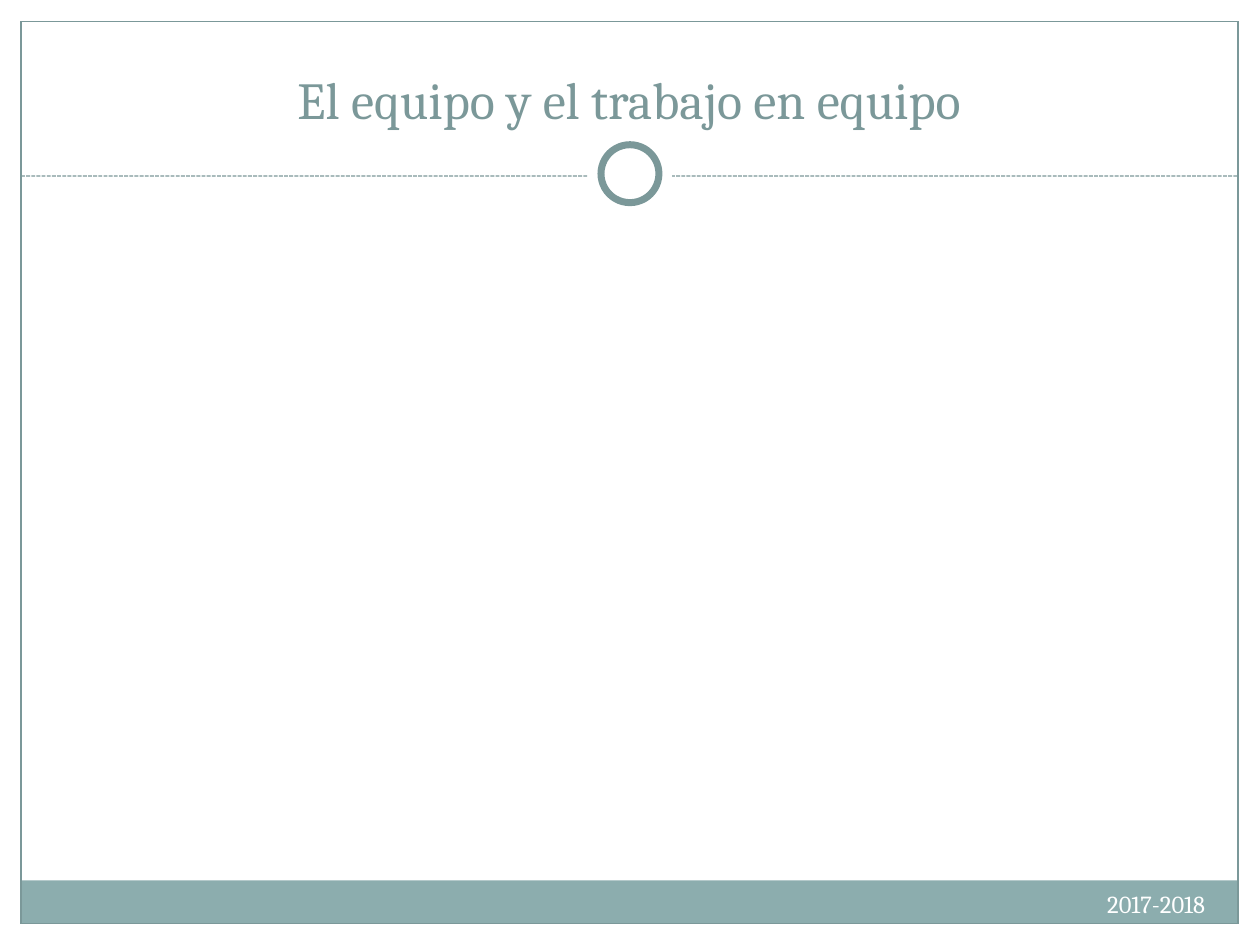
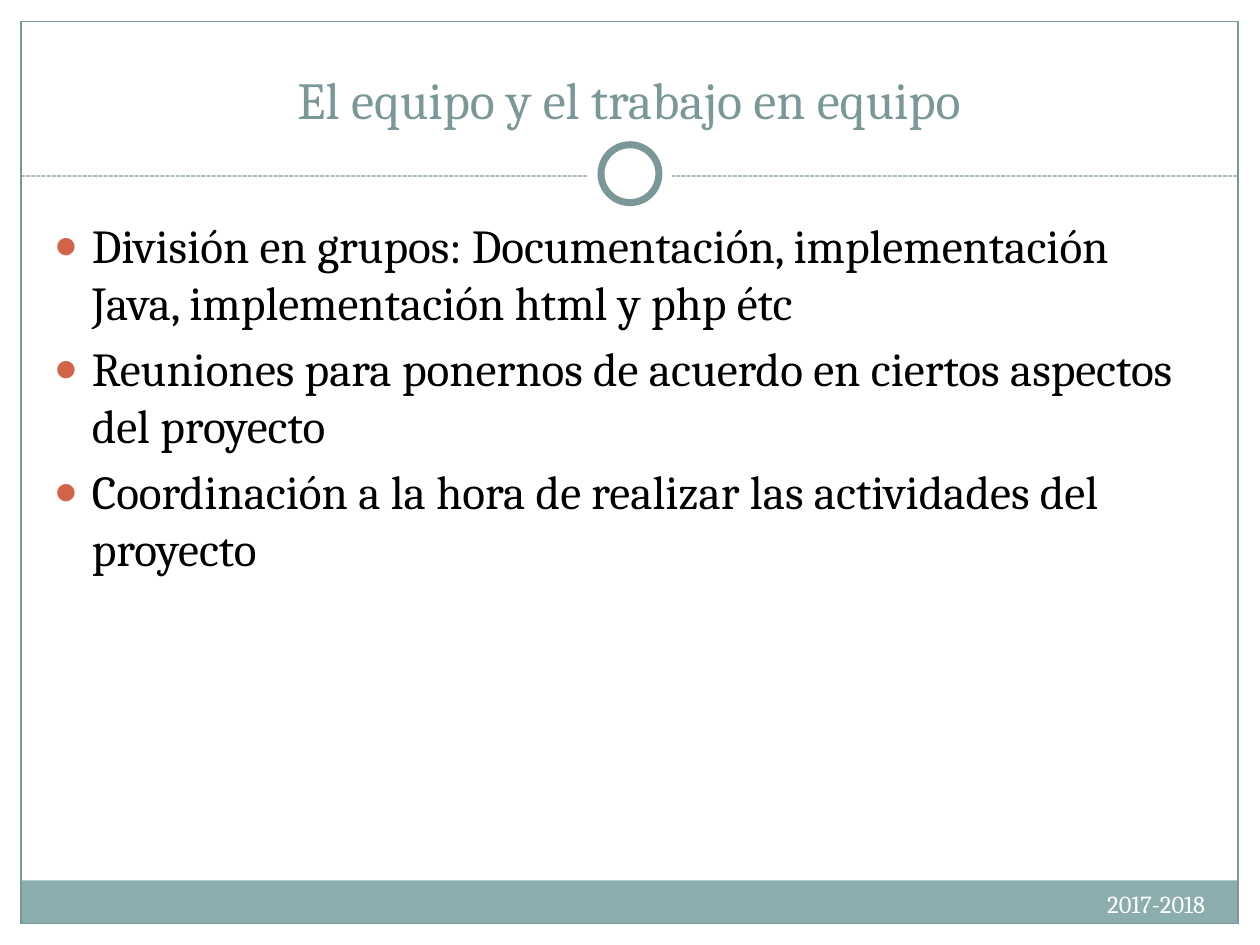
Before and after one commit to Compumatica/Proyecto-de-Ing-Software, a slide deck: slide 5 of docs/IntroIngSoft.PresentacionesFinales.pptx. Drawn at 1260x945 pixels with LibreOffice and Linux fonts; fonts in the diff are those of the drawing. Boxes give left, top, right and bottom in pixels: in the first picture for what was removed or moved away, otherwise in the second. Text is boxed around its words. In the diff, an @@ line names an element or a change of style, - is before the commit and + after.

```diff
--- a/docs/IntroIngSoft.PresentacionesFinales.pptx
+++ b/docs/IntroIngSoft.PresentacionesFinales.pptx
@@ text added at (x1=92, y1=229, x2=1172, y2=576), 27 pt, text #000000 @@
+● División en grupos: Documentación, implementación Java, implementación html y php étc
+● Reuniones para ponernos de acuerdo en ciertos aspectos del proyecto
+● Coordinación a la hora de realizar las actividades del proyecto
```
Also in this commit, not shown: 9 other slides changed, 1 slide added, 1 slide removed.
